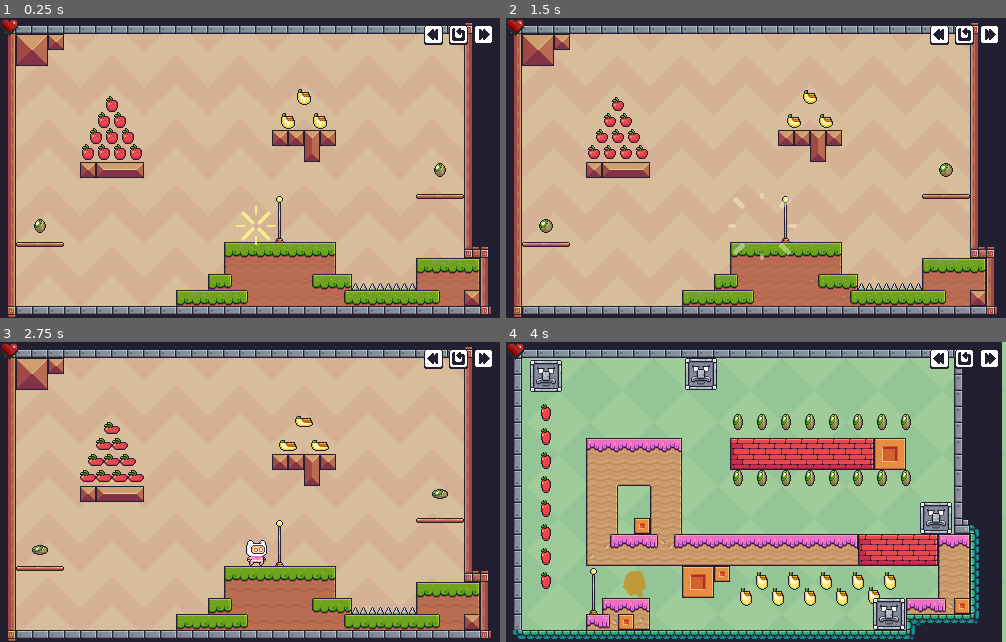
Above: before the commit, frames 1-4 (two rows, left to right).
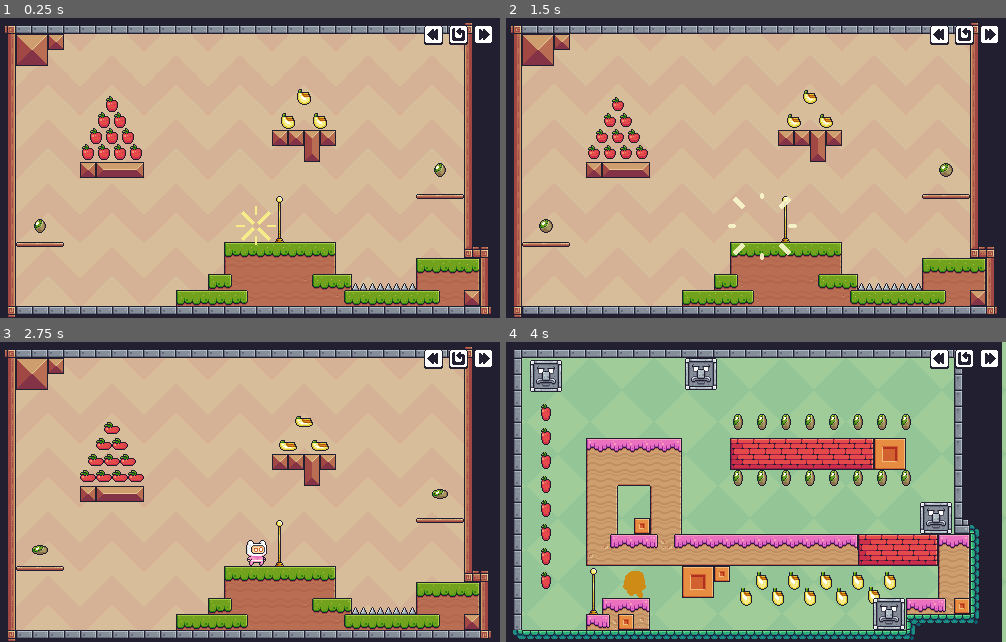
Above: after the commit, the same moments.

Repository: Javi-CD/godot4-platformer2D
Game: Godot game, scene res://src/scenes/game/game.tscn
The game is run twice, just before and just after one commit, with the same random seed, the same clock (stepped at 60 frames per second) and the same inputs.
Inputs (mouse positions are in pixels of both pictures, inside the frame that each line leads up to):
- Up to frame 1 (0.25 s): no input
- Up to frame 2 (1.5 s): click (966, 42) at 0.5 s; click (966, 42) at 1.25 s
- Up to frame 3 (2.75 s): click (460, 366) at 2 s
- Up to frame 4 (4 s): click (991, 366) at 2.75 s; click (991, 366) at 3.5 s

The runs differ from the first frame. In frame 1, 0.1% of the frame differs, in the area x 0-4%, y 0-6%; in frame 2, 0.4%; in frame 3, 0.1%; in frame 4, 0.4%, in the area x 0-28%, y 0-86%.

Commit message:
feat(player): implement one-hit arcade death drop with rotation and clean up HUD health UI

Diff:
--- a/src/scenes/hud/hud.gd
+++ b/src/scenes/hud/hud.gd
@@ -7,13 +7,9 @@
 signal next_level_requested
 
 
-@onready var heart_display: AnimatedSprite2D = $HeartDisplay
 @onready var previous_button: TextureButton = get_node_or_null("NavigationContainer/HBoxContainer/PreviousButton")
 @onready var restart_button: TextureButton = get_node_or_null("NavigationContainer/HBoxContainer/RestartButton")
 @onready var next_button: TextureButton = get_node_or_null("NavigationContainer/HBoxContainer/NextButton")
-
-
-var _player: Node = null
 
 
 func _ready() -> void:
@@ -59,31 +55,3 @@
 
 func _on_button_resized(button: TextureButton) -> void:
 	button.pivot_offset = button.size / 2.0
-
-
-func set_player(player: Node) -> void:
-	if _player != null and _player.has_signal("health_changed") and _player.health_changed.is_connected(_on_player_health_changed):
-		_player.health_changed.disconnect(_on_player_health_changed)
-
-	_player = player
-
-	if _player == null:
-		heart_display.visible = false
-		return
-
-	heart_display.visible = true
-
-	if _player.has_signal("health_changed"):
-		_player.health_changed.connect(_on_player_health_changed)
-		if _player.has_method("get_current_health") and _player.has_method("get_max_health"):
-			_on_player_health_changed(_player.get_current_health(), _player.get_max_health())
-
-
-func _on_player_health_changed(current_health: int, max_health: int) -> void:
-	var state_index := max_health - current_health
-	var animation_name := "state_%d" % state_index
-
-	if heart_display.animation == animation_name and heart_display.is_playing():
-		return
-
-	heart_display.play(animation_name)
--- a/src/scenes/hud/hud.tscn
+++ b/src/scenes/hud/hud.tscn
@@ -1,6 +1,5 @@
 [gd_scene format=3 uid="uid://d17dc028f211v"]
 
-[ext_resource type="SpriteFrames" uid="uid://cq5kr1fm7xdn2" path="res://src/frames/hearts/hearts.tres" id="1_drnvm"]
 [ext_resource type="Script" uid="uid://dnue4rqo28ba4" path="res://src/scenes/hud/hud.gd" id="1_so2yk"]
 [ext_resource type="Texture2D" uid="uid://dkamjnq7tnktw" path="res://assets/Menu/Buttons/Previous.png" id="3_i7kav"]
 [ext_resource type="Texture2D" uid="uid://cefwbbb731ctf" path="res://assets/Menu/Buttons/Restart.png" id="4_m1ddw"]
@@ -8,12 +7,6 @@
 
 [node name="HUD" type="CanvasLayer" unique_id=514685715]
 script = ExtResource("1_so2yk")
-
-[node name="HeartDisplay" type="AnimatedSprite2D" parent="." unique_id=1562654719]
-z_index = 3
-position = Vector2(10, 10)
-sprite_frames = ExtResource("1_drnvm")
-animation = &"state_0"
 
 [node name="NavigationContainer" type="MarginContainer" parent="." unique_id=1980603083]
 anchors_preset = 1
--- a/src/scenes/player/player.gd
+++ b/src/scenes/player/player.gd
@@ -2,7 +2,6 @@
 extends CharacterBody2D
 
 
-signal health_changed(current_health: int, max_health: int)
 signal respawned
 signal level_exit_finished
 
@@ -39,26 +38,16 @@
 # Jump forgiveness
 const COYOTE_TIME := 0.1
 
-# Health and respawn tuning
-const MAX_HEALTH := 4
-const RESPAWN_INVULNERABILITY_DURATION := 1.0
-const LEVEL_SPAWN_INVULNERABILITY_DURATION := 0.5
-
-# Hurt tuning
-const HURT_DURATION := 0.35
-const INVULNERABILITY_DURATION := 0.6
-const HURT_KNOCKBACK_X := 230.0
-const HURT_KNOCKBACK_Y := -190.0
-
-# Invulnerability visual feedback
-const INVULNERABILITY_FLASH_SPEED := 18.0
-const INVULNERABILITY_MIN_ALPHA := 0.45
+# Arcade Death tuning
+const DEATH_JUMP_VELOCITY := -300.0
+const DEATH_HORIZONTAL_SPEED := 120.0
+const DEATH_ROTATION_SPEED := 9.0
+const DEATH_FALL_DISTANCE := 200.0
 
 # State machine reference
 var state_machine: StateMachine = null
 
 # Runtime state variables
-var current_health := MAX_HEALTH
 var respawn_position := Vector2.ZERO
 
 var coyote_timer := 0.0
@@ -66,8 +55,6 @@
 var air_jumps_used := 0
 var performed_double_jump := false
 
-var hurt_timer := 0.0
-var invulnerability_timer := 0.0
 var wall_jump_lock_timer := 0.0
 
 var input_direction := 0.0
@@ -75,6 +62,10 @@
 var jump_released := false
 var _step_timer := 0.0
 
+var is_dying := false
+var death_velocity := Vector2.ZERO
+var death_direction := 1.0
+
 var current_spawn_mode := &"respawn"
 
 
@@ -93,7 +84,6 @@
 
 	respawn_position = global_position
 	sprite.animation_finished.connect(_on_sprite_animation_finished)
-	_emit_health_changed()
 
 	_setup_state_machine()
 
@@ -144,7 +134,6 @@
 
 	state_machine.physics_update(delta)
 
-	_update_invulnerability_feedback()
 	_update_run_dust()
 	_update_wall_slide_dust()
 
@@ -156,14 +145,6 @@
 
 
 func _update_timers(delta: float) -> void:
-	if hurt_timer > 0.0:
-		hurt_timer = max(hurt_timer - delta, 0.0)
-
-	if invulnerability_timer > 0.0:
-		invulnerability_timer = max(invulnerability_timer - delta, 0.0)
-		if invulnerability_timer == 0.0:
-			_reset_invulnerability_feedback()
-
 	if wall_jump_lock_timer > 0.0:
 		wall_jump_lock_timer = max(wall_jump_lock_timer - delta, 0.0)
 
@@ -313,56 +294,57 @@
 	return -wall_normal.x
 
 
-func _update_invulnerability_feedback() -> void:
-	if not is_invulnerable():
-		return
-
-	var time := Time.get_ticks_msec() / 1000.0
-	var pulse := (sin(time * INVULNERABILITY_FLASH_SPEED) + 1.0) * 0.5
-	var alpha: float = lerp(INVULNERABILITY_MIN_ALPHA, 1.0, pulse)
-
-	sprite.modulate.a = alpha
-
-
-func _reset_invulnerability_feedback() -> void:
-	sprite.modulate.a = 1.0
-
-
-func is_invulnerable() -> bool:
-	return invulnerability_timer > 0.0
-
-
-func get_current_health() -> int:
-	return current_health
-
-
-func get_max_health() -> int:
-	return MAX_HEALTH
-
-
-func take_damage(source_position: Vector2, amount: int = 1) -> void:
-	if is_invulnerable():
-		return
-
-	if amount <= 0:
-		return
-
-	current_health = max(current_health - amount, 0)
-	_emit_health_changed()
-
-	if current_health <= 0:
-		state_machine.transition_to(&"Respawn", {"mode": &"respawn"})
+func take_damage(source_position: Vector2, _amount: int = 1) -> void:
+	if is_dying:
 		return
 
 	state_machine.transition_to(&"Hurt", {"source_position": source_position})
 
 
-func heal(amount: int = 1) -> void:
-	if amount <= 0:
-		return
-
-	current_health = min(current_health + amount, MAX_HEALTH)
-	_emit_health_changed()
+func enter_death_state(source_position: Vector2) -> void:
+	if is_dying:
+		return
+
+	is_dying = true
+	SoundManager.play_sfx("hurt")
+
+	var hit_direction: float = sign(global_position.x - source_position.x)
+	if hit_direction == 0.0:
+		hit_direction = 1.0
+
+	death_direction = hit_direction
+	death_velocity = Vector2(hit_direction * DEATH_HORIZONTAL_SPEED, DEATH_JUMP_VELOCITY)
+
+	coyote_timer = 0.0
+	jump_buffer_timer = 0.0
+	wall_jump_lock_timer = 0.0
+
+	collision_shape.set_deferred("disabled", true)
+
+	if dust_effect != null:
+		dust_effect.emitting = false
+	if wall_dust_effect != null:
+		wall_dust_effect.emitting = false
+
+	sprite.flip_h = hit_direction < 0.0
+	play_animation(&"hurt")
+	sprite.pause()
+
+
+func update_death_state(delta: float) -> void:
+	var gravity := get_gravity()
+	death_velocity += gravity * FALL_GRAVITY_MULTIPLIER * delta
+	global_position += death_velocity * delta
+	rotation += death_direction * DEATH_ROTATION_SPEED * delta
+
+	if death_velocity.y > 0.0 and global_position.y > respawn_position.y + DEATH_FALL_DISTANCE:
+		_finish_death_and_respawn()
+
+
+func _finish_death_and_respawn() -> void:
+	is_dying = false
+	rotation = 0.0
+	state_machine.transition_to(&"Respawn", {"mode": &"respawn"})
 
 
 func set_respawn_point(new_respawn_position: Vector2) -> void:
@@ -381,34 +363,32 @@
 	current_spawn_mode = &"respawn"
 	global_position = respawn_position
 	velocity = Vector2.ZERO
-	current_health = MAX_HEALTH
+	rotation = 0.0
+	is_dying = false
 
 	coyote_timer = 0.0
 	jump_buffer_timer = 0.0
 	air_jumps_used = 0
 	performed_double_jump = false
-
-	hurt_timer = 0.0
-	invulnerability_timer = RESPAWN_INVULNERABILITY_DURATION
 	wall_jump_lock_timer = 0.0
 
-	collision_shape.disabled = true
+	collision_shape.set_deferred("disabled", true)
 	sprite.visible = true
 
-	_emit_health_changed()
 	play_animation(&"respawn")
 
 
 func start_level_spawn_internal() -> void:
 	current_spawn_mode = &"level_spawn"
 	velocity = Vector2.ZERO
+	rotation = 0.0
+	is_dying = false
 
 	jump_buffer_timer = 0.0
 	coyote_timer = 0.0
 	wall_jump_lock_timer = 0.0
 
-	invulnerability_timer = LEVEL_SPAWN_INVULNERABILITY_DURATION
-	collision_shape.disabled = true
+	collision_shape.set_deferred("disabled", true)
 	sprite.visible = true
 
 	play_animation(&"respawn")
@@ -417,44 +397,29 @@
 func start_level_exit_internal() -> void:
 	current_spawn_mode = &"level_exit"
 	velocity = Vector2.ZERO
+	rotation = 0.0
 
 	jump_buffer_timer = 0.0
 	coyote_timer = 0.0
 	wall_jump_lock_timer = 0.0
 
-	collision_shape.disabled = true
+	collision_shape.set_deferred("disabled", true)
 	play_animation(&"desappearing")
 
 
 func _finish_respawn() -> void:
-	collision_shape.disabled = false
+	rotation = 0.0
+	is_dying = false
+	collision_shape.set_deferred("disabled", false)
 	state_machine.transition_to(&"Idle")
 	emit_signal("respawned")
 
 
 func _finish_level_spawn() -> void:
-	collision_shape.disabled = false
+	rotation = 0.0
+	is_dying = false
+	collision_shape.set_deferred("disabled", false)
 	state_machine.transition_to(&"Idle")
-
-
-func enter_hurt_state(source_position: Vector2) -> void:
-	var hit_direction: float = sign(global_position.x - source_position.x)
-	if hit_direction == 0.0:
-		hit_direction = 1.0
-
-	hurt_timer = HURT_DURATION
-	invulnerability_timer = INVULNERABILITY_DURATION
-
-	jump_buffer_timer = 0.0
-	coyote_timer = 0.0
-	wall_jump_lock_timer = 0.0
-
-	velocity.x = hit_direction * HURT_KNOCKBACK_X
-	velocity.y = HURT_KNOCKBACK_Y
-
-	sprite.flip_h = hit_direction < 0.0
-	play_animation(&"hurt")
-	SoundManager.play_sfx("hurt")
 
 
 func _on_sprite_animation_finished() -> void:
@@ -468,10 +433,6 @@
 
 	if sprite.animation == "desappearing" and current_spawn_mode == &"level_exit":
 		emit_signal("level_exit_finished")
-
-
-func _emit_health_changed() -> void:
-	emit_signal("health_changed", current_health, MAX_HEALTH)
 
 
 func is_blocked_in_direction(direction: Vector2) -> bool:
--- a/src/scenes/player/states/player_state_hurt.gd
+++ b/src/scenes/player/states/player_state_hurt.gd
@@ -4,19 +4,8 @@
 
 func enter(msg: Dictionary = {}) -> void:
 	var source_position: Vector2 = msg.get("source_position", Vector2.ZERO)
-	player.enter_hurt_state(source_position)
+	player.enter_death_state(source_position)
 
 
 func physics_update(delta: float) -> void:
-	player.apply_gravity(delta)
-	player.apply_hurt_friction(delta)
-	player.move_and_slide()
-
-	if player.hurt_timer <= 0.0:
-		if player.is_on_floor():
-			if abs(player.velocity.x) > 0.1:
-				state_machine.transition_to(&"Run")
-			else:
-				state_machine.transition_to(&"Idle")
-		else:
-			state_machine.transition_to(&"Fall")
+	player.update_death_state(delta)
